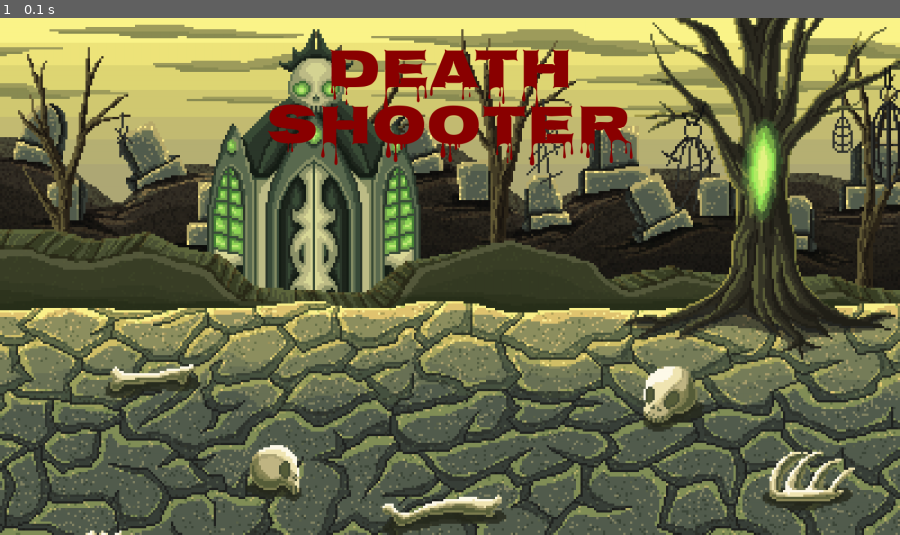
Above: before the commit, frame 1.
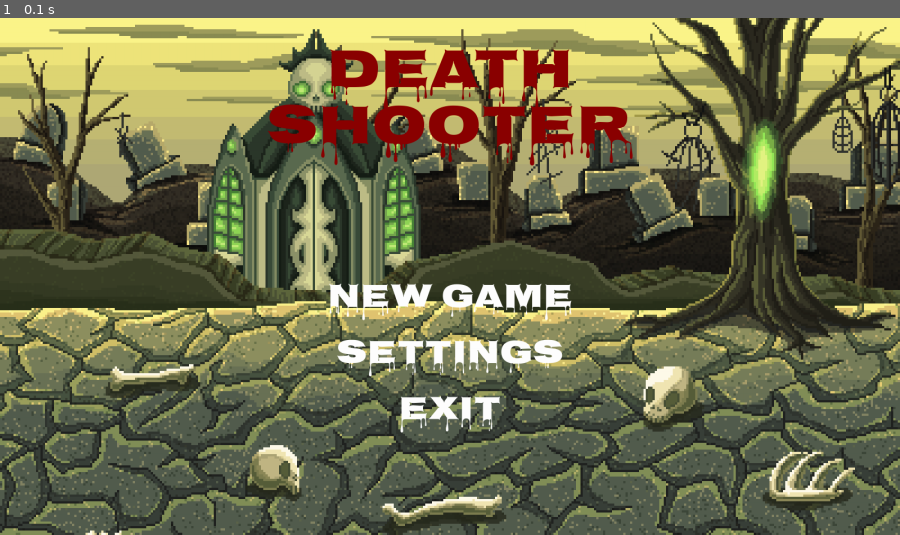
Above: after the commit, the same moment.

Repository: GabMartineli/Pygame
Game: pygame game, started from main.py
The game is run twice, just before and just after one commit, with the same random seed, the same clock (stepped at 60 frames per second) and the same inputs.
Inputs:
- Up to frame 1 (0.1 s): no input

The runs differ from the first frame. In frame 1, 2.0% of the frame differs, in the area x 36-64%, y 51-81%.

Commit message:
added background menu and sound

Diff:
--- a/codegame/const.py
+++ b/codegame/const.py
@@ -1,2 +1,15 @@
+#C
+COLOR_TITLE = (139, 0, 0)
+COLOR_MENU = (255, 255, 255)
+
+#M
+MENU_OPTION = (
+    'NEW GAME',
+    'SETTINGS',
+    'EXIT'
+)
+
+
+# W
 WIN_WIDTH = 1600
 WIN_HEIGHT = 920
--- a/codegame/menu.py
+++ b/codegame/menu.py
@@ -4,7 +4,7 @@
 from tkinter.font import Font
 import pygame
 
-from codegame.const import WIN_WIDTH
+from codegame.const import COLOR_MENU, COLOR_TITLE, MENU_OPTION, WIN_WIDTH
 
 class Menu:
     def __init__(self, window):
@@ -17,11 +17,17 @@
     def run(self):
         pygame.mixer.music.load('./assets/bgmusic.mp3')
         pygame.mixer.music.play(loops=-1, start=1.5, fade_ms=0)
+        pygame.mixer.music.set_volume(0.2)
 
         while True:
             self.window.blit(source=self.surf, dest=self.rect)
-            self.menu_text(100, 'DEATH', (139, 0, 0), ((WIN_WIDTH/2), 100))
-            self.menu_text(100, 'SHOOTER', (139, 0, 0), ((WIN_WIDTH/2), 200))
+            self.menu_text(100, 'DEATH', COLOR_TITLE, ((WIN_WIDTH/2), 100))
+            self.menu_text(100, 'SHOOTER', COLOR_TITLE, ((WIN_WIDTH/2), 200))
+
+            for i in range(len(MENU_OPTION)):
+                self.menu_text(60, MENU_OPTION[i], COLOR_MENU, ((WIN_WIDTH/2), 500 + 100 * i))
+
+
             pygame.display.flip()
 
             for event in pygame.event.get():
